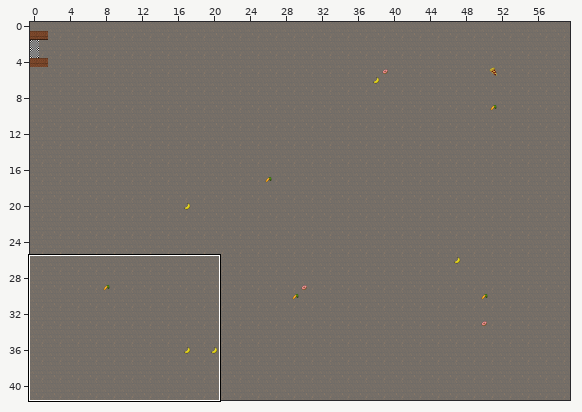
Tiled map: android/assets/tilemaps/london/maze.tmx. The first picture is a wide view before the edit; the outline marks the close-up.
Close-up. Old version:
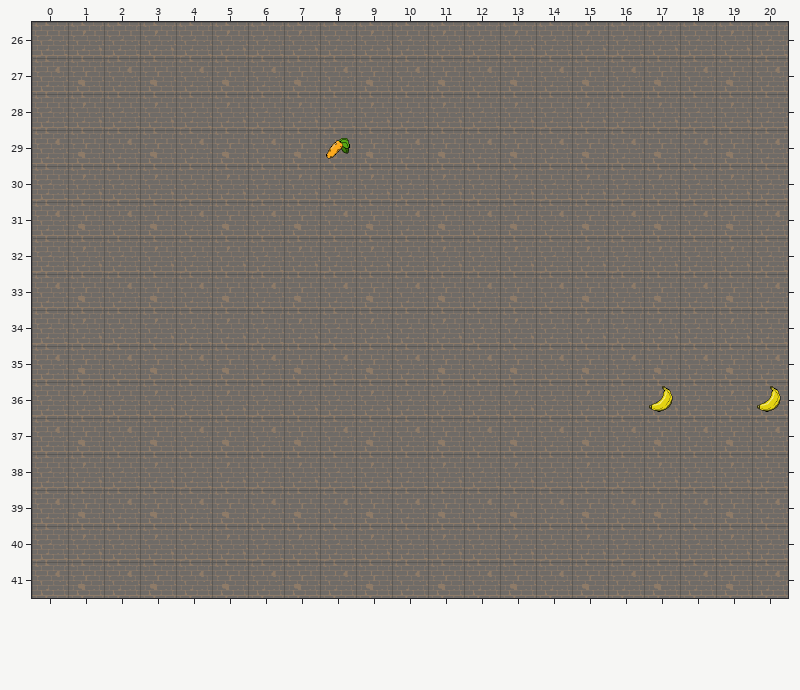
Cells are 64x64 px. Shown: x 0..20, y 26..41. The commit also changed other parts of the map, which this record leaves out.
And afterwards:
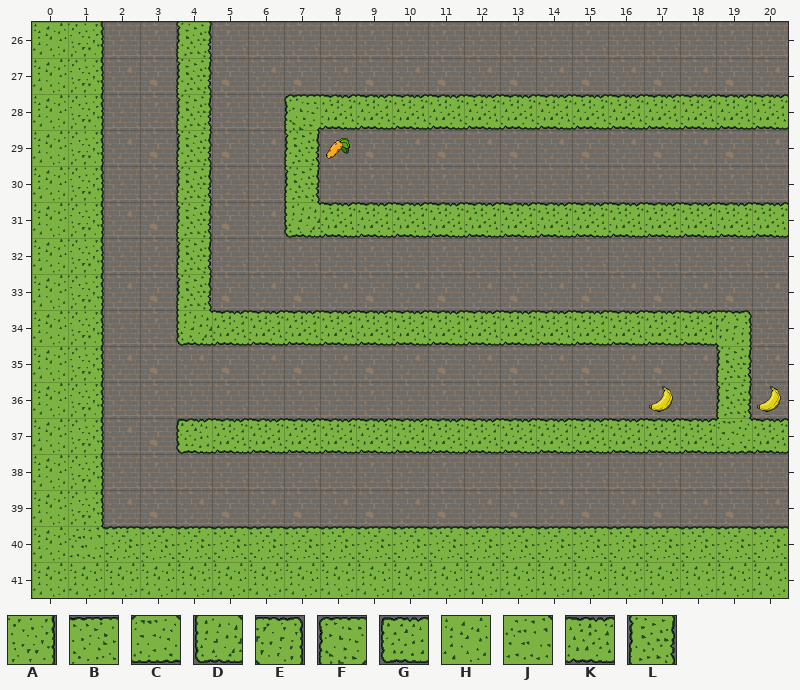
Key: from "tileSet": A 8 turned 180, B 8 turned 90, C 10 turned 270, D 11, E 11 turned 180, F 11 turned 90, G 13, H 14, J 15 turned 270, K 19, L 19 turned 90.
_ is an empty cell, . an unchanged one.
Tiles of an added or newly shown layer are drawn over the layers below it.
Change:
--- layer "old_wall_tiles" (now shown)
@@ x 0..20 @@
-26 __.._................
-27 __.._................
-28 __.._..______________
-29 __.._.._.............
-30 __.._.._.............
-31 __.._..______________
-32 __.._................
-33 __.._................
-34 __..________________.
-35 __................._.
-36 __................._.
-37 __.._________________
-38 __...................
-39 __...................
-40 _____________________
-41 _____________________
+26 HA..L................
+27 HA..L................
+28 HA..L..FKKKKKKKKKKKKK
+29 HA..L..L.............
+30 HA..L..L.............
+31 HA..L..DKKKKKKKKKKKKK
+32 HA..L................
+33 HA..L................
+34 HA..DKKKKKKKKKKKKKKE.
+35 HA.................L.
+36 HA.................L.
+37 HA..GKKKKKKKKKKKKKKCK
+38 HA...................
+39 HA...................
+40 HJBBBBBBBBBBBBBBBBBBB
+41 HHHHHHHHHHHHHHHHHHHHH
